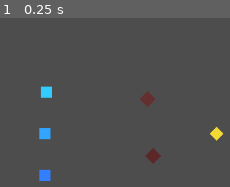
Above: before the commit, frame 1.
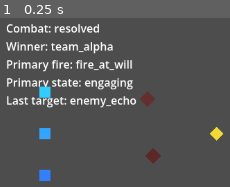
Above: after the commit, the same moment.

Repository: 0klabauta0-jpg/Sternenbuergerchen
Game: Godot game, scene res://scenes/tests/mission_reactivity_test.tscn
Two runs of this game, one before a commit and one after it. Both use one fixed random seed, a clock stepped at 60 frames per second and the inputs below.
Inputs:
- Up to frame 1 (0.25 s): no input

The runs differ from the first frame. In frame 1, 7.1% of the frame differs, in the area x 2-60%, y 3-54%.

Commit message:
Add minimal combat control behavior

Diff:
--- a/scenes/tests/mission_reactivity_test.tscn
+++ b/scenes/tests/mission_reactivity_test.tscn
@@ -12,6 +12,13 @@
 [ext_resource type="Script" path="res://scripts/tests/mission_combat_loop_driver.gd" id="10_combat"]
 
 [node name="MissionReactivityTest" type="Node2D"]
+
+[node name="StatusLabel" type="Label" parent="."]
+offset_left = 16.0
+offset_top = 16.0
+offset_right = 280.0
+offset_bottom = 88.0
+text = "Combat: waiting"
 
 [node name="SimulationRoot" type="Node" parent="."]
 script = ExtResource("1_simulation")
@@ -103,6 +110,7 @@
 
 [node name="CommandFlowDriver" type="Node" parent="."]
 script = ExtResource("9_flow")
+commander_command_type = "take"
 runtime_leader_path = NodePath("../RuntimeLeader")
 event_router_path = NodePath("../EventRouter")
 simulation_root_path = NodePath("../SimulationRoot")
@@ -111,6 +119,8 @@
 
 [node name="CombatLoopDriver" type="Node" parent="."]
 script = ExtResource("10_combat")
+contact_range = 220.0
 simulation_root_path = NodePath("../SimulationRoot")
-friendly_unit_paths = Array[NodePath]([NodePath("../UnitAlpha"), NodePath("../UnitBravo"), NodePath("../UnitCharlie")])
+status_label_path = NodePath("../StatusLabel")
+friendly_unit_paths = Array[NodePath]([NodePath("../UnitAlpha")])
 enemy_unit_paths = Array[NodePath]([NodePath("../EnemyDelta"), NodePath("../EnemyEcho")])
--- a/scripts/ftl/runtime_leader.gd
+++ b/scripts/ftl/runtime_leader.gd
@@ -229,6 +229,7 @@
 	if unit_command.unit_id.is_empty():
 		unit_command.unit_id = String(unit.call("get_unit_id"))
 	unit_command.team_id = String(task.get("team_id"))
+	unit_command.fire_status = _map_task_type_to_fire_status(String(task.get("task_type")))
 	unit_command.target_position = task.get("target_position")
 	unit_command.target_area_id = String(task.get("target_area_id"))
 	unit_command.source_task_type = String(task.get("task_type"))
@@ -250,3 +251,11 @@
 			return "retreat"
 		_:
 			return ""
+
+
+func _map_task_type_to_fire_status(task_type: String) -> String:
+	match task_type:
+		"engage_in_area", "hold_position":
+			return "fire_at_will"
+		_:
+			return "hold_fire"
--- a/scripts/npc/test_unit.gd
+++ b/scripts/npc/test_unit.gd
@@ -52,6 +52,10 @@
 
 func get_vital_state() -> String:
 	return String(_vital_status.state)
+
+
+func get_fire_status() -> String:
+	return String(_runtime_status.fire_status)
 
 
 func get_last_damage_context() -> Dictionary:
@@ -90,6 +94,7 @@
 		String(_runtime_status.status),
 		String(_runtime_status.active_command_type),
 		int(_runtime_status.priority),
+		String(_runtime_status.fire_status),
 		int(_runtime_status.phase),
 		target_position
 	)
@@ -107,6 +112,7 @@
 		status_name,
 		String(command.get("command_type")),
 		int(command.get("priority")),
+		String(command.get("fire_status")),
 		int(command.get("phase")),
 		command.get("target_position")
 	):
@@ -120,10 +126,11 @@
 	status_name: String,
 	active_command_type: String = "",
 	priority: int = 0,
+	fire_status: String = "fire_at_will",
 	phase: int = -1,
 	target_position: Variant = null
 ) -> bool:
-	var runtime_status = _build_runtime_status(status_name, active_command_type, priority, phase, target_position)
+	var runtime_status = _build_runtime_status(status_name, active_command_type, priority, fire_status, phase, target_position)
 	if not bool(runtime_status.call("is_valid")):
 		push_warning("TestUnit.set_runtime_status expects a valid UnitRuntimeStatus-compatible value.")
 		return false
@@ -137,6 +144,7 @@
 	status_name: String,
 	active_command_type: String = "",
 	priority: int = 0,
+	fire_status: String = "fire_at_will",
 	phase: int = -1,
 	target_position: Variant = null
 ):
@@ -146,6 +154,7 @@
 	runtime_status.priority = priority
 	runtime_status.unit_id = unit_id
 	runtime_status.team_id = team_id
+	runtime_status.fire_status = fire_status
 	runtime_status.target_position = target_position
 	runtime_status.phase = phase
 	return runtime_status
@@ -173,6 +182,8 @@
 	match command_type:
 		"move_to_position":
 			return "pending_move"
+		"engage_area":
+			return "engaging"
 		"hold_position":
 			return "holding"
 		_:
--- a/scripts/npc/unit_command.gd
+++ b/scripts/npc/unit_command.gd
@@ -6,6 +6,8 @@
 const TYPE_ENGAGE_AREA: String = "engage_area"
 const TYPE_RETREAT: String = "retreat"
 const TYPE_SEEK_COVER: String = "seek_cover"
+const FIRE_STATUS_FIRE_AT_WILL: String = "fire_at_will"
+const FIRE_STATUS_HOLD_FIRE: String = "hold_fire"
 const ALLOWED_COMMAND_TYPES: PackedStringArray = [
 	TYPE_MOVE_TO_POSITION,
 	TYPE_HOLD_POSITION,
@@ -13,11 +15,16 @@
 	TYPE_RETREAT,
 	TYPE_SEEK_COVER,
 ]
+const ALLOWED_FIRE_STATUSES: PackedStringArray = [
+	FIRE_STATUS_FIRE_AT_WILL,
+	FIRE_STATUS_HOLD_FIRE,
+]
 
 var command_type: String = ""
 var priority: int = 0
 var unit_id: String = ""
 var team_id: String = ""
+var fire_status: String = FIRE_STATUS_FIRE_AT_WILL
 var target_position: Variant = null
 var target_area_id: String = ""
 var source_task_type: String = ""
@@ -42,6 +49,9 @@
 	if not is_allowed_command_type(command_type):
 		return false
 
+	if not ALLOWED_FIRE_STATUSES.has(fire_status):
+		return false
+
 	if not _has_valid_target_position():
 		return false
 
@@ -54,6 +64,7 @@
 		"priority": priority,
 		"unit_id": unit_id,
 		"team_id": team_id,
+		"fire_status": fire_status,
 	}
 
 	if target_position != null:
@@ -86,6 +97,9 @@
 	if data.has("team_id"):
 		team_id = String(data["team_id"])
 
+	if data.has("fire_status"):
+		fire_status = String(data["fire_status"])
+
 	if data.has("target_position"):
 		target_position = data["target_position"]
 
--- a/scripts/npc/unit_runtime_status.gd
+++ b/scripts/npc/unit_runtime_status.gd
@@ -4,12 +4,20 @@
 const STATUS_IDLE: String = "idle"
 const STATUS_ASSIGNED: String = "assigned"
 const STATUS_PENDING_MOVE: String = "pending_move"
+const STATUS_ENGAGING: String = "engaging"
 const STATUS_HOLDING: String = "holding"
+const FIRE_STATUS_FIRE_AT_WILL: String = "fire_at_will"
+const FIRE_STATUS_HOLD_FIRE: String = "hold_fire"
 const ALLOWED_STATUSES: PackedStringArray = [
 	STATUS_IDLE,
 	STATUS_ASSIGNED,
 	STATUS_PENDING_MOVE,
+	STATUS_ENGAGING,
 	STATUS_HOLDING,
+]
+const ALLOWED_FIRE_STATUSES: PackedStringArray = [
+	FIRE_STATUS_FIRE_AT_WILL,
+	FIRE_STATUS_HOLD_FIRE,
 ]
 
 var status: String = STATUS_IDLE
@@ -17,6 +25,7 @@
 var priority: int = 0
 var unit_id: String = ""
 var team_id: String = ""
+var fire_status: String = FIRE_STATUS_FIRE_AT_WILL
 var target_position: Variant = null
 var phase: int = -1
 
@@ -39,6 +48,9 @@
 	if not is_allowed_status(status):
 		return false
 
+	if not ALLOWED_FIRE_STATUSES.has(fire_status):
+		return false
+
 	return _has_valid_target_position()
 
 
@@ -49,6 +61,7 @@
 		"priority": priority,
 		"unit_id": unit_id,
 		"team_id": team_id,
+		"fire_status": fire_status,
 	}
 
 	if target_position != null:
@@ -78,6 +91,9 @@
 	if data.has("team_id"):
 		team_id = String(data["team_id"])
 
+	if data.has("fire_status"):
+		fire_status = String(data["fire_status"])
+
 	if data.has("target_position"):
 		target_position = data["target_position"]
 
--- a/scripts/tests/mission_combat_loop_driver.gd
+++ b/scripts/tests/mission_combat_loop_driver.gd
@@ -9,6 +9,7 @@
 @export var contact_range: float = 180.0
 @export var damage_per_hit: int = 100
 @export var simulation_root_path: NodePath
+@export var status_label_path: NodePath
 @export var friendly_unit_paths: Array[NodePath] = []
 @export var enemy_unit_paths: Array[NodePath] = []
 
@@ -28,6 +29,8 @@
 	if not simulation_root.tick_processed.is_connected(_on_tick_processed):
 		simulation_root.tick_processed.connect(_on_tick_processed)
 
+	_update_status_label("waiting")
+
 
 func is_combat_finished() -> bool:
 	return _combat_finished
@@ -52,6 +55,8 @@
 	_queue_bleedout_for_downed_enemy(simulation_root)
 	_try_enqueue_attack(simulation_root)
 	_update_combat_resolution()
+	if not _combat_finished:
+		_update_status_label("active")
 
 
 func _queue_bleedout_for_downed_enemy(simulation_root: Node) -> void:
@@ -80,43 +85,38 @@
 
 func _try_enqueue_attack(simulation_root: Node) -> void:
 	for friendly in _get_units(friendly_unit_paths):
-		if not _is_attack_ready_unit(friendly):
-			continue
-
-		for enemy in _get_units(enemy_unit_paths):
-			if not _is_attack_ready_unit(enemy):
-				continue
-
-			if String(friendly.call("get_team_id")) == String(enemy.call("get_team_id")):
-				continue
-
-			if not _los_system.has_line_of_sight_between_nodes(friendly, enemy, contact_range):
-				continue
-
-			var attacker_id: String = String(friendly.call("get_unit_id"))
-			var target_id: String = String(enemy.call("get_unit_id"))
-			if attacker_id.is_empty() or target_id.is_empty():
-				continue
-
-			_last_contact = {
-				"attacker_id": attacker_id,
-				"target_id": target_id,
+		if not _can_unit_attack(friendly):
+			continue
+
+		var enemy = _pick_target_for_attacker(friendly)
+		if enemy == null:
+			continue
+
+		var attacker_id: String = String(friendly.call("get_unit_id"))
+		var target_id: String = String(enemy.call("get_unit_id"))
+		if attacker_id.is_empty() or target_id.is_empty():
+			continue
+
+		_last_contact = {
+			"attacker_id": attacker_id,
+			"target_id": target_id,
+		}
+		contact_established.emit(friendly, enemy)
+		_update_status_label("contact")
+		simulation_root.call(
+			"enqueue_effect",
+			{
+				"effect_type": "damage",
+				"priority": 30,
+				"unit_id": target_id,
+				"attacker_team_id": String(friendly.call("get_team_id")),
+				"allow_friendly_fire": false,
+				"damage": damage_per_hit,
+				"hit_chance": 1.0,
+				"roll_override": 0.0,
 			}
-			contact_established.emit(friendly, enemy)
-			simulation_root.call(
-				"enqueue_effect",
-				{
-					"effect_type": "damage",
-					"priority": 30,
-					"unit_id": target_id,
-					"attacker_team_id": String(friendly.call("get_team_id")),
-					"allow_friendly_fire": false,
-					"damage": damage_per_hit,
-					"hit_chance": 1.0,
-					"roll_override": 0.0,
-				}
-			)
-			return
+		)
+		return
 
 
 func _update_combat_resolution() -> void:
@@ -137,6 +137,7 @@
 
 	_combat_finished = true
 	_winning_team_id = friendly_team_id
+	_update_status_label("resolved")
 	combat_resolved.emit(_winning_team_id, enemy_units.size())
 
 
@@ -150,11 +151,100 @@
 	return units
 
 
-func _is_attack_ready_unit(unit) -> bool:
+func _pick_target_for_attacker(attacker):
+	for enemy in _get_units(enemy_unit_paths):
+		if not _is_target_attackable(attacker, enemy):
+			continue
+
+		return enemy
+
+	return null
+
+
+func _can_unit_attack(unit) -> bool:
 	if unit == null:
 		return false
 
 	if not unit.has_method("get_vital_state"):
 		return false
 
+	if String(unit.call("get_vital_state")) != "fit":
+		return false
+
+	if unit.has_method("get_fire_status") and String(unit.call("get_fire_status")) != "fire_at_will":
+		return false
+
+	return _is_engage_ready(unit)
+
+
+func _is_target_attackable(attacker, target) -> bool:
+	if target == null or not _can_target_receive_attack(target):
+		return false
+
+	if attacker == null:
+		return false
+
+	if String(attacker.call("get_team_id")) == String(target.call("get_team_id")):
+		return false
+
+	return _los_system.has_line_of_sight_between_nodes(attacker, target, contact_range)
+
+
+func _can_target_receive_attack(unit) -> bool:
+	if unit == null or not unit.has_method("get_vital_state"):
+		return false
+
 	return String(unit.call("get_vital_state")) == "fit"
+
+
+func _is_engage_ready(unit) -> bool:
+	if unit == null:
+		return false
+
+	if unit.has_method("get_current_unit_command"):
+		var command = unit.call("get_current_unit_command")
+		if command != null and command.has_method("get"):
+			var command_type: String = String(command.get("command_type"))
+			return command_type == "engage_area" or command_type == "hold_position"
+
+	if unit.has_method("get_runtime_status"):
+		var runtime_status = unit.call("get_runtime_status")
+		if runtime_status != null and runtime_status.has_method("get"):
+			var status_name: String = String(runtime_status.get("status"))
+			return status_name == "engaging" or status_name == "holding"
+
+	return false
+
+
+func _update_status_label(state_name: String) -> void:
+	var status_label = get_node_or_null(status_label_path)
+	if status_label == null:
+		return
+
+	status_label.set("text", _build_status_text(state_name))
+
+
+func _build_status_text(state_name: String) -> String:
+	var lines: PackedStringArray = []
+	lines.append("Combat: %s" % state_name)
+
+	if _combat_finished and not _winning_team_id.is_empty():
+		lines.append("Winner: %s" % _winning_team_id)
+
+	var primary_unit = null
+	if not friendly_unit_paths.is_empty():
+		primary_unit = get_node_or_null(friendly_unit_paths[0])
+
+	if primary_unit != null and primary_unit.has_method("get_fire_status") and primary_unit.has_method("get_runtime_status"):
+		var runtime_status = primary_unit.call("get_runtime_status")
+		var status_name: String = ""
+		if runtime_status != null and runtime_status.has_method("get"):
+			status_name = String(runtime_status.get("status"))
+
+		lines.append("Primary fire: %s" % String(primary_unit.call("get_fire_status")))
+		lines.append("Primary state: %s" % status_name)
+
+	if not _last_contact.is_empty():
+		lines.append("Last target: %s" % String(_last_contact.get("target_id", "")))
+
+	return "\n".join(lines)
--- a/scripts/tests/mission_command_flow_driver.gd
+++ b/scripts/tests/mission_command_flow_driver.gd
@@ -4,6 +4,7 @@
 const TRANSLATOR_SCRIPT: GDScript = preload("res://scripts/command/command_to_ftltask_translator.gd")
 
 @export var auto_run_on_ready: bool = true
+@export var commander_command_type: String = "take"
 @export var team_id: String = "team_alpha"
 @export var unit_id: String = "unit_alpha"
 @export var runtime_leader_path: NodePath
@@ -45,7 +46,7 @@
 		return
 
 	var command = COMMANDER_COMMAND_SCRIPT.new()
-	command.command_type = "move"
+	command.command_type = commander_command_type
 	command.priority = 10
 	command.unit_id = unit_id
 	command.team_id = team_id
Not shown, changed: docs/IMPLEMENTATION_STATUS.md
